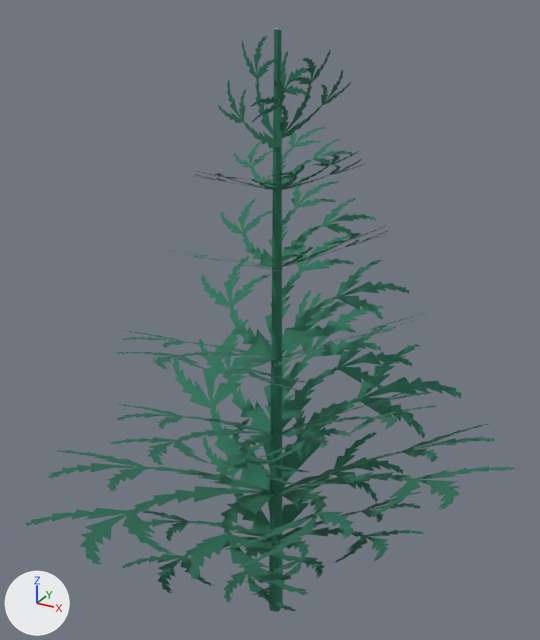
Two versions of the COLLADA model examples/forest/models/pine.dae, one commit apart.
One viewpoint serves both versions: a 50 mm lens placed at (1.4, -2.6, 2.62), pointed at (-0.04, 0.02, 1.31). Lighting does not change. The marker at lower left points along +X, +Y and +Z. Where no turn or scale is listed for an object, it has been applied to the vertices. Vertices at the same position are counted once.

Script lines for the objects in view, before the commit:
```python
ob_branch_002 = bpy.data.objects.new('branch.002', me_branch)
ob_branch_002.parent = ob_sketchup
ob_branch_002.location = (-0.524, 0.77, 1.576)
ob_branch_002.rotation_euler = (-2.629, 0.0729, -0.128)  # degrees (-151, 4.2, -7.3)
ob_branch_002.scale = (0.65, 0.65, 0.65)
ob_branch_005 = bpy.data.objects.new('branch.005', me_branch)
ob_branch_005.parent = ob_sketchup
ob_branch_005.location = (-0.997, -1.143, 0.851)
ob_branch_005.rotation_euler = (-0.351, 0.0, 0.0)  # degrees (-20, 0, 0)
ob_branch_006 = bpy.data.objects.new('branch.006', me_branch)
ob_branch_006.parent = ob_sketchup
ob_branch_006.location = (-0.699, -0.789, 0.439)
ob_branch_006.rotation_euler = (-0.351, 0.0, 0.0)  # degrees (-20, 0, 0)
ob_branch_006.scale = (0.7, 0.7, 0.7)
ob_branch_007 = bpy.data.objects.new('branch.007', me_branch)
ob_branch_007.parent = ob_sketchup
ob_branch_007.location = (-0.567, 0.83, 0.614)
ob_branch_007.rotation_euler = (-2.629, 0.0729, -0.128)  # degrees (-151, 4.2, -7.3)
ob_branch_007.scale = (0.7, 0.7, 0.7)
ob_branch_011 = bpy.data.objects.new('branch.011', me_branch)
ob_branch_011.parent = ob_sketchup
ob_branch_011.location = (-0.808, 1.171, 1.101)
ob_branch_011.rotation_euler = (-2.629, 0.0729, -0.128)  # degrees (-151, 4.2, -7.3)
ob_branch_012 = bpy.data.objects.new('branch.012', me_branch)
ob_branch_012.parent = ob_sketchup
ob_branch_012.location = (1.402, 0.257, 1.101)
ob_branch_012.rotation_euler = (0.513, 3.069, 1.021)  # degrees (29, 176, 58)
ob_branch_017 = bpy.data.objects.new('branch.017', me_branch)
ob_branch_017.parent = ob_sketchup
ob_branch_017.location = (-0.699, -0.789, 1.044)
ob_branch_017.rotation_euler = (-0.351, 0.0, 0.0)  # degrees (-20, 0, 0)
ob_branch_017.scale = (0.7, 0.7, 0.7)
ob_branch_019 = bpy.data.objects.new('branch.019', me_branch)
ob_branch_019.parent = ob_sketchup
ob_branch_019.location = (-0.567, 0.83, 1.219)
ob_branch_019.rotation_euler = (-2.629, 0.0729, -0.128)  # degrees (-151, 4.2, -7.3)
ob_branch_019.scale = (0.7, 0.7, 0.7)
ob_group_0 = bpy.data.objects.new('group_0', me_group_0)
ob_group_0.location = (-0.038, -0.036, -0.287)
# me_branch
# before: 216 (1.4, 0.6, 0.0) at pixel (266, 264), 229 (1.47, 0.63, 0.0) at pixel (258, 266), 231 (1.47, 0.6, 0.0) at pixel (260, 266), 232 (1.47, 0.65, 0.0) at pixel (258, 267)
# also in view: 'branch.004' at (0.38, -0.07, 0.36); 'branch.016' at (0.12, -0.04, 2.27); 'branch.018' at (0.38, -0.07, 0.96); 'branch.010' at (-0.05, -0.03, 2.27); 'branch.003' at (-0.14, -0.35, 1.27)
```
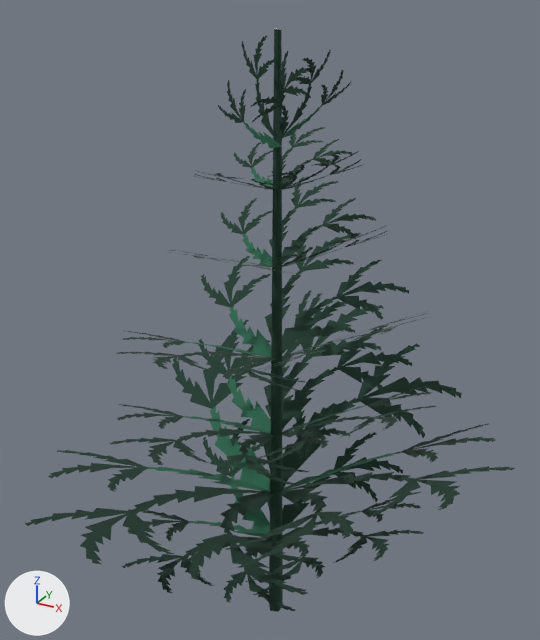
The edits, one by one:
Material 'material_3' (mat_material_3) is new.
Its base color is (0.0185, 0.13, 0.0704) (dark green #25654b).
Its roughness is 0.9.
Material 'material_2' (mat_material_2) is new.
Its base color is (0.007, 0.0395, 0.0232) (dark green #14382a).
Its roughness is 0.9.
me_group_0 has 10 vertices, 16 faces and spans x 0.0..0.07, y 0.0..0.07, z 0.0..2.78.
me_group_0 is used by ob_group_0; location (-0.038, -0.036, -0.287).
me_group_0 part 1: all 10 faces that had it switch from mat_material_1 (dark green #2a735b) to mat_material_2 (dark green #14382a).
me_branch has 239 vertices, 239 faces and spans x 0.0..1.55, y 0.0..1.26, z 0.0.
me_branch is used by ob_branch; parent ob_sketchup; location (0.639, 0.133, 1.866); rotation (0.513, 3.069, 1.021), in degrees (29, 176, 58); scale (0.455, 0.455, 0.455).
Verts and faces of me_branch; kept vertices keep their numbers, new ones are numbered from 239.
Part 2, on me_branch:
Faces deleted: (229, 231, 232), (216, 231, 232).
New faces: (216, 229, 232), (216, 231, 229) (mat_material_2 (dark green #14382a)).
me_branch part 3: 211 faces spanning x 0.0..1.55, y 0.0..1.22, z 0.0 switch from mat_material_1 (dark green #2a735b) to mat_material_2 (dark green #14382a).
me_branch part 4: 24 faces spanning x 0.41..1.47, y 0.18..1.26, z 0.0 switch from mat_material_1 (dark green #2a735b) to mat_material_3 (dark green #25654b).

Location of each change, [x1, y1, x2, y2] in pixels of the pictures (540 x 640 px; the box of a moved part takes in the faces that stretch with it):
part 1 of me_group_0, recoloured
    both: [269, 29, 283, 612]
part 2 of me_branch, moved or reshaped
    both: [232, 93, 423, 591]
part 3 of me_branch, recoloured
    both: [25, 35, 515, 611]
part 4 of me_branch, recoloured
    both: [147, 104, 402, 538]
